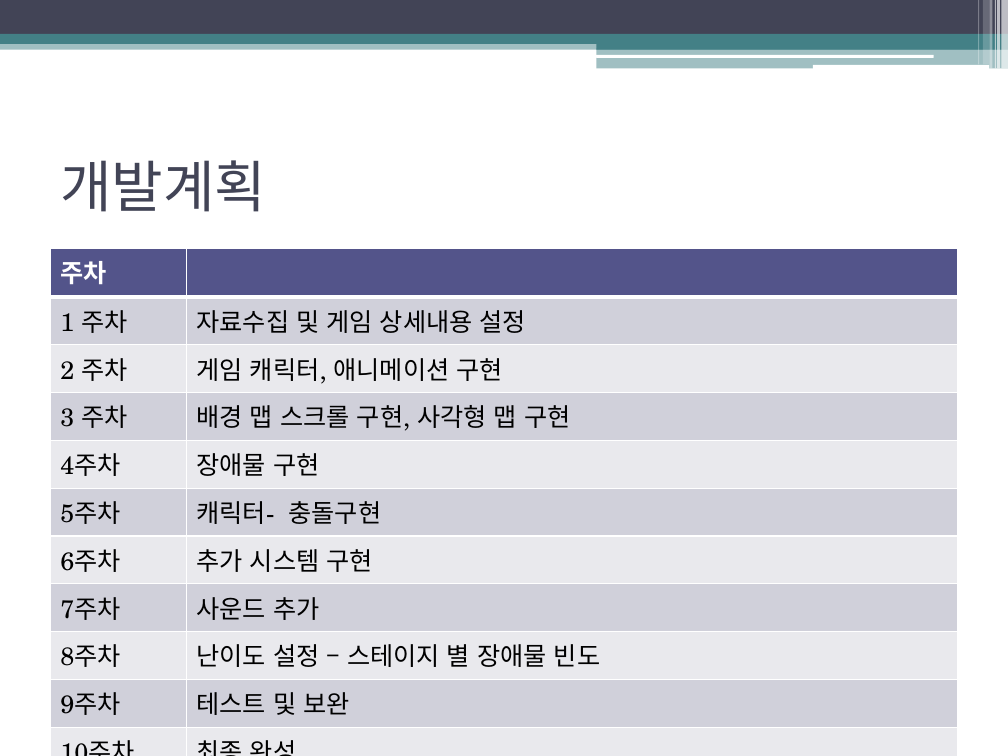
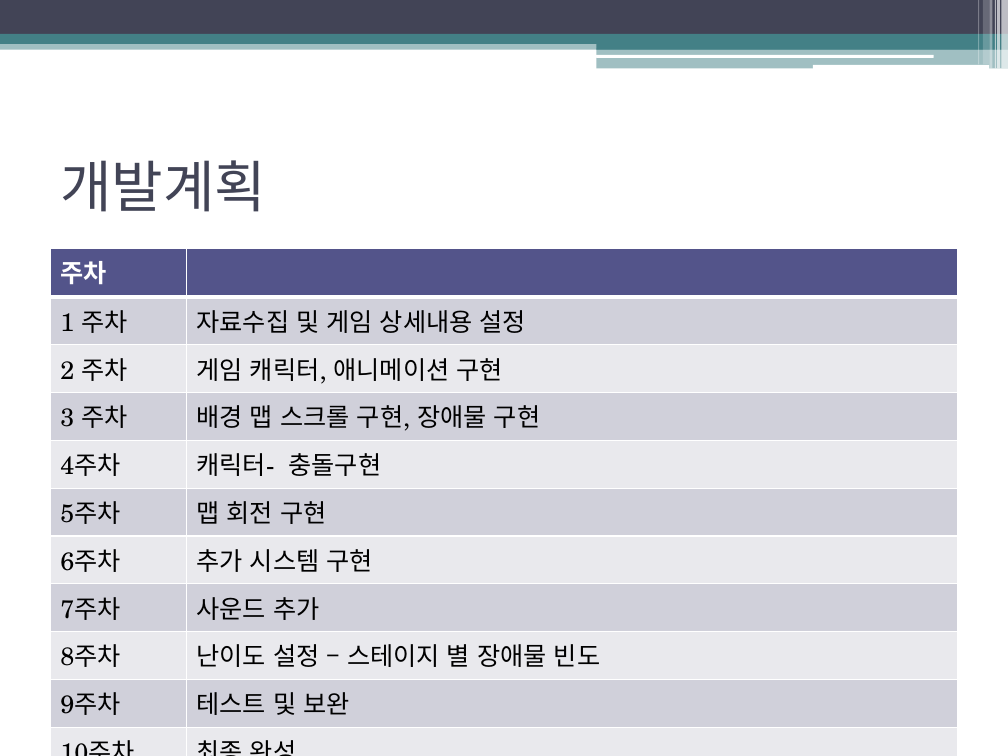
Before and after one commit to DongHoShin/Document, a slide deck: slide 6 of 2013180051_신동호_1차_발표_자료..pptx. Drawn at 1008x756 pixels with LibreOffice and Linux fonts; fonts in the diff are those of the drawing. Boxes give left, top, right and bottom in pixels: in the first picture for what was removed or moved away, otherwise in the second. Text is boxed around its words. In the diff, an @@ line names an element or a change of style, - is before the commit and + after.

```diff
--- a/2013180051_신동호_1차_발표_자료..pptx
+++ b/2013180051_신동호_1차_발표_자료..pptx
@@ table at <box>50,248,958,719</box> @@
-row 4, column 2: 배경 맵 스크롤 구현, 사각형 맵 구현
+row 4, column 2: 배경 맵 스크롤 구현, 장애물 구현
-row 5, column 2: 장애물 구현
+row 5, column 2: 캐릭터- 충돌구현
-row 6, column 2: 캐릭터- 충돌구현
+row 6, column 2: 맵 회전 구현
```
Also in this commit, not shown: 1 other slide changed, 4 other files.
